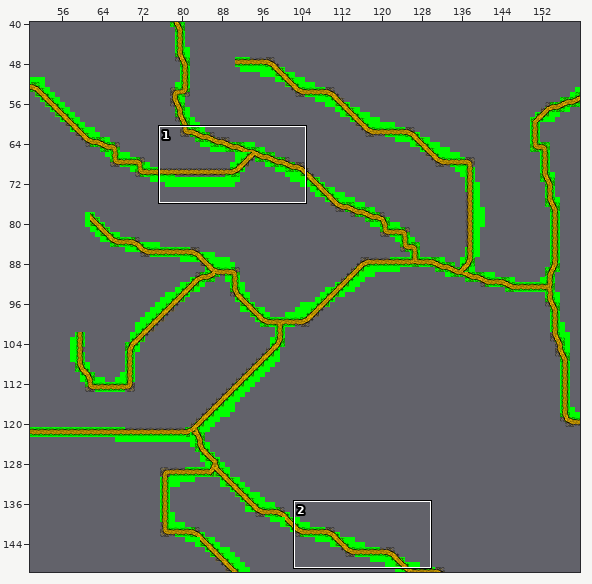
One commit to this Tiled map (JSON): application/asset/Tiled/SampleLevel1.json. Above, an overview of the earlier version with the close-up marked.
Close-up. The starting point:
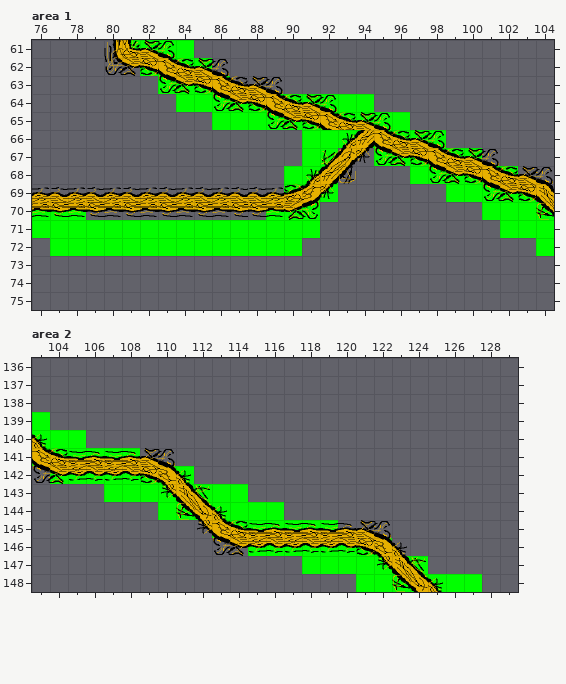
Cells are 32x32 px. Shown: area 1 x 76..104, y 61..75; area 2 x 103..129, y 136..148. The commit also changed other parts of the map, which this record leaves out.
After the commit:
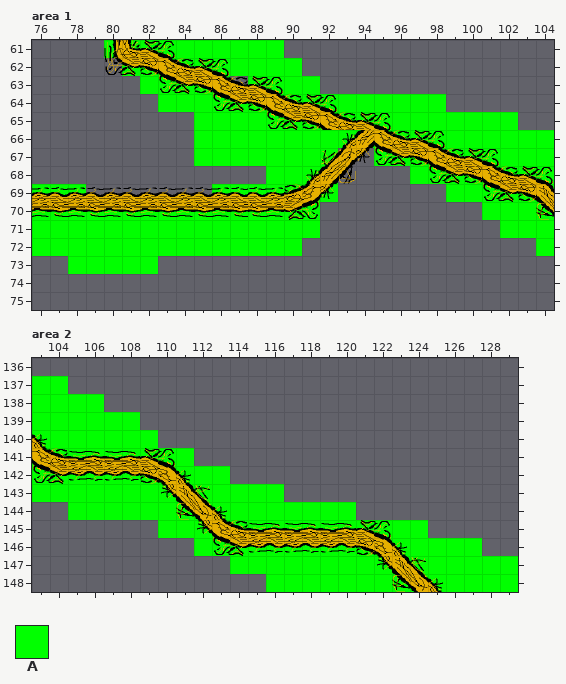
Key: from "GreenLayer": A 2.
_ is an empty cell.
Edits made:
Layer "MobPath", area 1:
y 61: x 80 _ -> A; x 85..89 _____ -> AAAAA
y 62: x 81 _ -> A; x 86..90 _____ -> AAAAA
y 63: x 82 _ -> A; x 88..91 ____ -> AAAA
y 64: x 83 _ -> A; x 95..98 ____ -> AAAA
y 65: x 85 _ -> A; x 97..102 ______ -> AAAAAA
y 66: x 85..90 ______ -> AAAAAA; x 99..104 ______ -> AAAAAA
y 67: x 85..90 ______ -> AAAAAA; x 101..104 ____ -> AAAA
y 68: x 89 _ -> A; x 103..104 __ -> AA
y 69: x 76..78 ___ -> AAA; x 86..89 ____ -> AAAA; x 104 _ -> A
y 70: x 79..88 __________ -> AAAAAAAAAA
y 72: x 76 _ -> A
y 73: x 78..82 _____ -> AAAAA
Layer "MobPath", area 2:
y 137: x 103..104 __ -> AA
y 138: x 103..106 ____ -> AAAA
y 139: x 104..108 _____ -> AAAAA
y 140: x 106..109 ____ -> AAAA
y 141: x 109..111 ___ -> AAA
y 142: x 103 _ -> A; x 112..113 __ -> AA
y 143: x 103..106 ____ -> AAAA; x 115..116 __ -> AA
y 144: x 105..109 _____ -> AAAAA; x 117..120 ____ -> AAAA
y 145: x 110..112 ___ -> AAA; x 120..124 _____ -> AAAAA
y 146: x 112..114 ___ -> AAA; x 123..127 _____ -> AAAAA
y 147: x 114..117 ____ -> AAAA; x 125..129 _____ -> AAAAA
y 148: x 116..120 _____ -> AAAAA; x 128..129 __ -> AA
